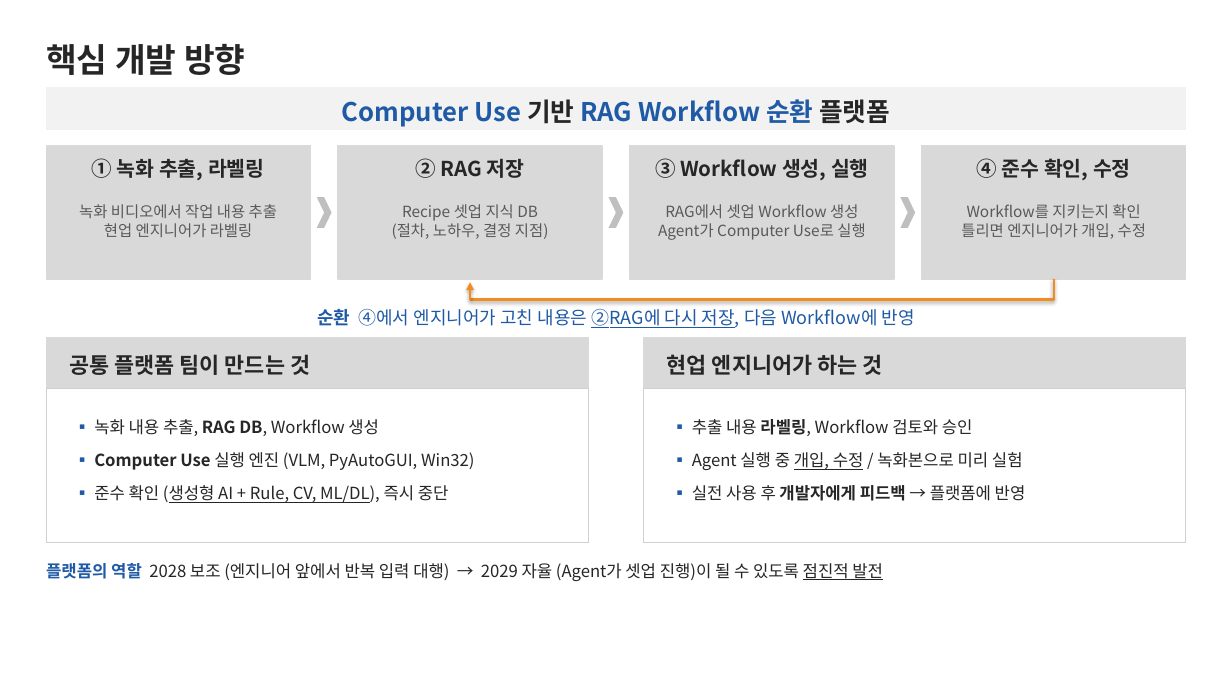
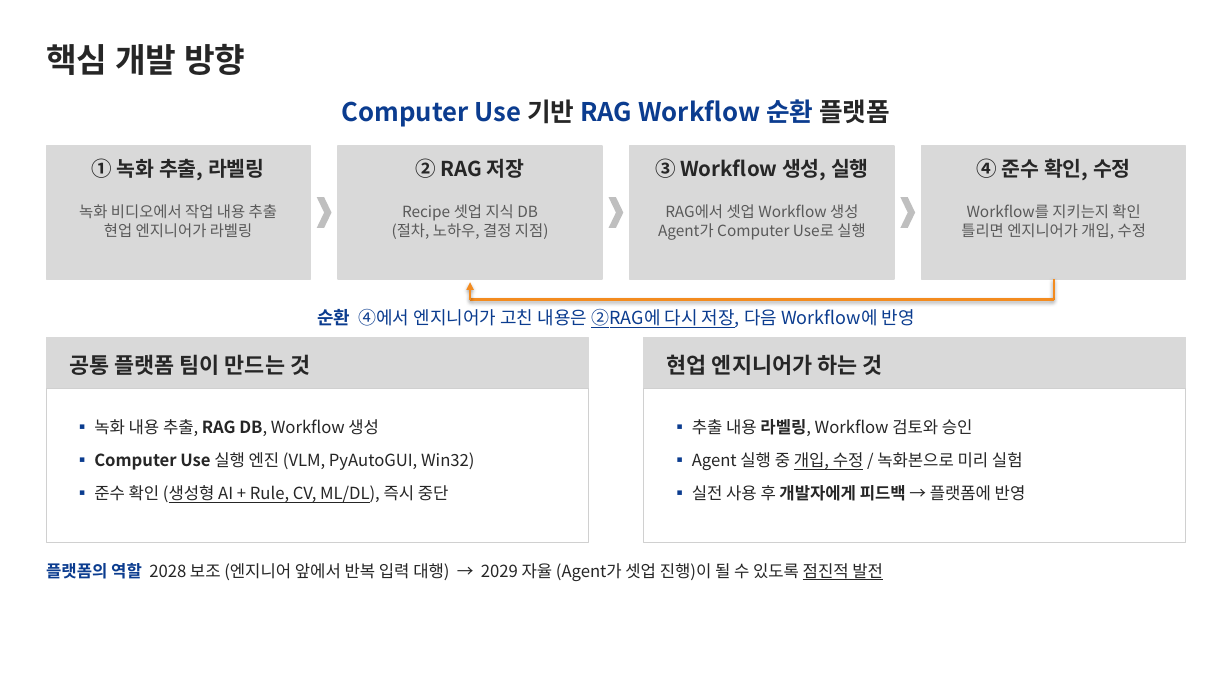
Before and after one commit to DarrenKoi/pm_notes, a slide deck: slide 6 of my-task/arc-tf/deliverables/arc-tf-team-full.pptx. Drawn at 1232x693 pixels with LibreOffice and Linux fonts; fonts in the diff are those of the drawing. Boxes give left, top, right and bottom in pixels: in the first picture for what was removed or moved away, otherwise in the second. Text is boxed around its words. In the diff, an @@ line names an element or a change of style, - is before the commit and + after.

```diff
--- a/my-task/arc-tf/deliverables/arc-tf-team-full.pptx
+++ b/my-task/arc-tf/deliverables/arc-tf-team-full.pptx
@@ rectangle removed at <box>46,88,1186,129</box> @@
@@ text "Computer Use 기반 RAG Workflow ..." at <box>342,99,890,127</box>: text colour #1F5AA6 to #0B3C8F in "Computer Use RAG Workflow 순환" @@
@@ text "순환 ④에서 엔지니어가 고친 내용은 ..." at <box>317,309,915,328</box>: text colour #1F5AA6 to #0B3C8F @@
@@ text "▪ 녹화 내용 추출, RAG ..." at <box>94,419,474,503</box>: text colour #1F5AA6 to #0B3C8F in "▪", "▪", "▪" @@
@@ text "▪ 추출 내용 라벨링, Workflow ..." at <box>692,419,1026,501</box>: text colour #1F5AA6 to #0B3C8F in "▪", "▪", "▪" @@
@@ text "플랫폼의 역할 2028 보조 (엔지니어 ..." at <box>46,563,883,581</box>: text colour #1F5AA6 to #0B3C8F in "플랫폼의 역할" @@
```
Also in this commit, not shown: 15 other slides changed, 4 other files.
